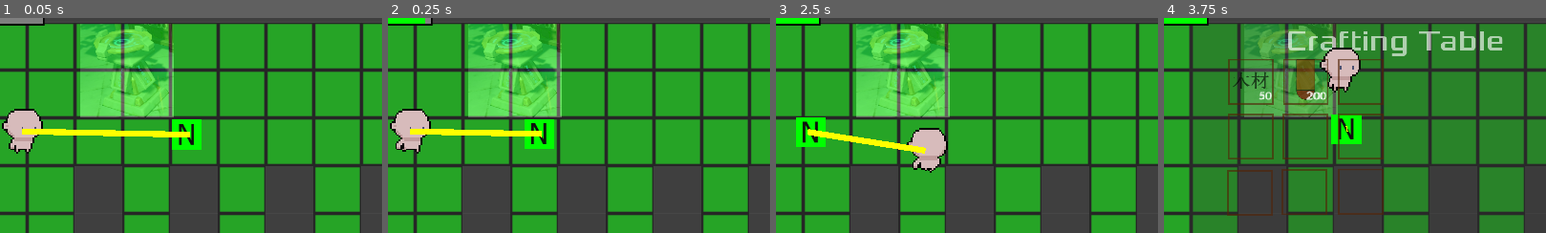
Above: before the commit, frames 1-4 (left to right).
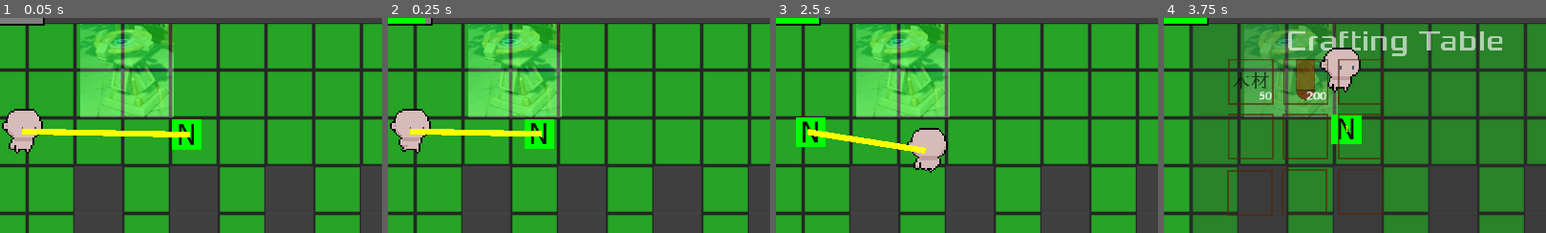
Above: after the commit, the same moments.

Repository: MakersGame/makers_game
Game: Godot game, scene res://test_scene.tscn
Same seed, same stepped clock (60 frames per second), same inputs: the game is played once before the commit and once after it.
Inputs (mouse positions are % of the whole screen's width and height, from its top left):
- Up to frame 1 (0.05 s): no input
- Up to frame 2 (0.25 s): no input
- Up to frame 3 (2.5 s): tap Enter at 0.5 s; move the mouse to (24, 40) at 0.52 s; hold Right (ui_right) 0.53-1.28 s; hold Mouse wheel down (ui_focus_next) 0.53-1.28 s; click (24, 40) at 0.67 s; tap Mouse wheel up (ui_focus_prev) at 0.8, 1.35, 2.3 s; move the mouse to (24, 39) at 1.27 s; hold Down (ui_down) 1.28-2.03 s; click (24, 39) at 1.42 s; tap Mouse wheel down (ui_focus_next) at 1.55 s; tap Space at 2 s; move the mouse to (60, 28) at 2.02 s; hold Right (ui_right) from 2.03 s (still down); hold Mouse wheel down (ui_focus_next) from 2.03 s (still down); click (60, 28) at 2.17 s
- Up to frame 4 (3.75 s): move the mouse to (45, 70) at 2.77 s; release Right (ui_right) at 2.78 s; release Mouse wheel down (ui_focus_next) at 2.78 s; hold Up (ui_up) 2.78-3.53 s; tap Mouse wheel up (ui_focus_prev) at 2.85 s; click (45, 70) at 2.92 s; tap Mouse wheel down (ui_focus_next) at 3.05 s; move the mouse to (80, 65) at 3.52 s; hold Left (ui_left) from 3.53 s (still down); hold Mouse wheel up (ui_focus_prev) from 3.53 s (still down); tap F at 3.6 s; click (80, 65) at 3.67 s
The pictures show only the part of the screen within x 10-60%, y 13-63%; the shares and areas given below are measured in that part.

The runs differ from the first frame. In frame 1, less than 0.1% of the frame differs, in the area x 8-9%, y 58-60%; in frame 2, 0.1%, in the area x 2-9%, y 54-62%; in frame 3, less than 0.1%; in frame 4, less than 0.1%.

Commit message:
start weapons in backpack, continue tomorrow

Diff:
--- a/creatures/NPC/NPC.gd
+++ b/creatures/NPC/NPC.gd
@@ -38,9 +38,9 @@
             MaxEnergy=100
             LoadLimit=50
             CreatureStatus.init(100,100,0,[3,5,5],"Player",$CollisionShape2D.shape,[1,1,1,1])
-            RangedWeapon.init("test_ranged_weapon",self,CreatureStatus.Ability["ranged_damage"],1,1)
+            RangedWeapon.init("test_ranged_weapon",-1,self,CreatureStatus.Ability["ranged_damage"],1,1)
             RangedWeapon.set_bullet_num(2000)
-            MeleeWeapon.init("test_melee_weapon",self,CreatureStatus.Ability["melee_damage"],1)
+            MeleeWeapon.init("test_melee_weapon",-1,self,CreatureStatus.Ability["melee_damage"],1)
             FollowDistance=Vector2(200,100)
             FightingFollowDistance=Vector2(400,300)
         _:
--- a/creatures/player/player.gd
+++ b/creatures/player/player.gd
@@ -23,9 +23,9 @@
     MaxEnergy=100
     LoadLimit=50
     CreatureStatus.init(100,100,1,[3,5,5],"Player",$CollisionShape2D.shape,[1,1,1,1])
-    RangedWeapon.init("test_ranged_weapon",self,CreatureStatus.Ability["ranged_damage"],1,1)
+    RangedWeapon.init("test_ranged_weapon",-1,self,CreatureStatus.Ability["ranged_damage"],1,1)
     RangedWeapon.set_bullet_num(200)
-    MeleeWeapon.init("test_melee_weapon",self,CreatureStatus.Ability["melee_damage"],1)
+    MeleeWeapon.init("test_melee_weapon",-1,self,CreatureStatus.Ability["melee_damage"],1)
     WeaponChoice="melee"
     $ChangeWeaponTimer.wait_time=0.1
 
@@ -34,9 +34,9 @@
     MaxEnergy=100
     LoadLimit=50
     CreatureStatus.init(100,100,1,[5,5,5],"Player",$CollisionShape2D.shape,[1,1,1,1])
-    RangedWeapon.init("test_ranged_weapon",self,CreatureStatus.Ability["ranged_damage"],1,1)
+    RangedWeapon.init("test_ranged_weapon",-1,self,CreatureStatus.Ability["ranged_damage"],1,1)
     RangedWeapon.set_bullet_num(200)
-    MeleeWeapon.init("test_melee_weapon",self,CreatureStatus.Ability["melee_damage"],1,1)
+    MeleeWeapon.init("test_melee_weapon",-1,self,CreatureStatus.Ability["melee_damage"],1,1)
     WeaponChoice="melee"
     $ChangeWeaponTimer.wait_time=0.1
 
--- a/creatures/player/player.tscn
+++ b/creatures/player/player.tscn
@@ -17,7 +17,7 @@
 scale = Vector2( 3, 3 )
 frames = ExtResource( 3 )
 animation = "walk_right_down"
-frame = 3
+frame = 1
 playing = true
 
 [node name="creature_status" parent="." instance=ExtResource( 1 )]
--- a/global/Global.gd
+++ b/global/Global.gd
@@ -13,6 +13,8 @@
 #"Paused"：玩家暂停游戏
 var GoodInHome:Dictionary={}            #家中的物品
 var GoodInBackpack:Dictionary={}        #背包中的物品
+var WeaponInHome:Array=[]               #家中的武器，每个元素为字典，记录名称和耐久
+var WeaponInBackpack:Array=[{"Name":"test_ranged_weapon","Durability":100},{"Name":"test_melee_weapon","Durability":50}]           #背包中的武器，每个元素为字典，记录名称和耐久
 var QuickUseItem:Array=[null,null,null,null,null]   #快捷栏物品
 var QuickUseItemChoice:int=0                        #选中的快捷栏物品
 var InCraftTable = false
--- a/global/PauseWindow/BackPack/Backpack.gd
+++ b/global/PauseWindow/BackPack/Backpack.gd
@@ -1,6 +1,7 @@
 extends Node2D
 
 var SequencedItem=[]            #背包中的物品，按编号排序，仅储存名称
+var SequencedWeapon=[]          #背包中的武器，按编号和耐久排序，储存在Global.WeaponInPacket中的下标
 var CurrentPage=1               #当前背包第一行是所有物品的第几行
 var InventoryChosen:int=0       #选中的物品栏
 var InventoryFocused:int=0      #鼠标聚焦的物品栏（可能没有选中）
@@ -11,7 +12,7 @@
     $InventoryChosen.hide()
     $InventoryFocused.hide()
     $ItemDetail.hide()
-    update_items_in_backpack()
+    #update_items_in_backpack()
 
 func update_items_in_backpack():
     LoadLimit=0
@@ -24,6 +25,9 @@
         if Global.GoodInBackpack[key]>0:
             SequencedItem.push_back(key)
             LoadValue+=Global.GoodInBackpack[key]*ReferenceList.ItemRference[key]["Weight"]
+    for i in range(Global.WeaponInBackpack.size()):
+        SequencedWeapon.push_back(i)
+        LoadValue+=ReferenceList.WeaponReference[Global.WeaponInBackpack[i]["Name"]]["Weight"]
     $LoadValue.text="负重值："+String(LoadValue)+"/"+String(LoadLimit)
     for i in range(SequencedItem.size()):
         for j in range(SequencedItem.size()-1):
@@ -31,10 +35,17 @@
                 var temp=SequencedItem[j]
                 SequencedItem[j]=SequencedItem[j+1]
                 SequencedItem[j+1]=temp
+    for i in range(SequencedWeapon.size()):
+        for j in range(SequencedWeapon.size()-1):
+            if not ReferenceList.WeaponReference[Global.WeaponInBackpack[j]["Name"]]["ID"]<=ReferenceList.WeaponReference[Global.WeaponInBackpack[j+1]["Name"]]["ID"] and Global.WeaponInBackpack[i]["Durability"]<Global.WeaponInBackpack[i+1]["Durability"]:
+                var temp=SequencedWeapon[j]
+                SequencedWeapon[j]=SequencedWeapon[j+1]
+                SequencedWeapon[j+1]=temp
+
     var Inventories=$InventoryList.get_children()
     page_change_action()
-    if SequencedItem.size()>21:
-        $ScrollBar/Bar.scale.y=3/ceil(SequencedItem.size()/7)
+    if SequencedItem.size()+SequencedWeapon.size()>21:
+        $ScrollBar/Bar.scale.y=3/ceil((SequencedItem.size()+SequencedWeapon.size())/7)
     else:
         $ScrollBar/Bar.scale.y=1
     $ScrollBar/Bar.position.y=-122
@@ -45,6 +56,8 @@
     for Inventory in Inventories:
         if Inventory.Number+7*(CurrentPage-1)<=SequencedItem.size():
             Inventory.update_sprite(SequencedItem[7*(CurrentPage-1)+Inventory.Number-1])
+        elif Inventory.Number+7*(CurrentPage-1)<=SequencedItem.size()+SequencedWeapon.size():
+            Inventory.update_sprite(Global.WeaponInBackpack[SequencedWeapon[7*(CurrentPage-1)+Inventory.Number-1-SequencedItem.size()]]["Name"])
         else:
             Inventory.update_sprite("null")
 
@@ -55,7 +68,7 @@
             $InventoryChosen.global_position=$InventoryList.get_node("Inventory"+String(InventoryChosen)).global_position
             $InventoryChosen.show()
             item_detail_change()
-    elif event.is_action_pressed("ui_focus_next") and SequencedItem.size()>(CurrentPage-1)*7+21:
+    elif event.is_action_pressed("ui_focus_next") and SequencedItem.size()+SequencedWeapon.size()>(CurrentPage-1)*7+21:
         CurrentPage+=1
         $ScrollBar/Bar.position.y+=122*$ScrollBar/Bar.scale.y/3
         page_change_action()
@@ -65,12 +78,17 @@
         page_change_action()
 
 func item_detail_change():
-    if 12*(CurrentPage-1)+InventoryChosen>SequencedItem.size():
+    if 12*(CurrentPage-1)+InventoryChosen>SequencedItem.size()+SequencedWeapon.size():
         $ItemDetail.hide()
-    else:
+    elif 12*(CurrentPage-1)+InventoryChosen<=SequencedItem.size():
         $ItemDetail/ItemName.text=SequencedItem[7*(CurrentPage-1)+InventoryChosen-1]
         $ItemDetail/ItemType.text=ReferenceList.ItemRference[SequencedItem[7*(CurrentPage-1)+InventoryChosen-1]]["Type"]
         $ItemDetail/ItemDescription.text=ReferenceList.ItemRference[SequencedItem[7*(CurrentPage-1)+InventoryChosen-1]]["Description"]
+        $ItemDetail.show()
+    else:
+        $ItemDetail/ItemName.text=Global.WeaponInBackpack[SequencedWeapon[7*(CurrentPage-1)+InventoryChosen-1-SequencedItem.size()]]["Name"]
+        $ItemDetail/ItemType.text=ReferenceList.WeaponReference[Global.WeaponInBackpack[SequencedWeapon[7*(CurrentPage-1)+InventoryChosen-1-SequencedItem.size()]]["Name"]]["Type"]
+        $ItemDetail/ItemDescription.text=ReferenceList.WeaponReference[Global.WeaponInBackpack[SequencedWeapon[7*(CurrentPage-1)+InventoryChosen-1-SequencedItem.size()]]["Name"]]["Description"]
         $ItemDetail.show()
 
 func inventory_focus_get(Num:int):
--- a/global/PauseWindow/BackPack/Inventory.gd
+++ b/global/PauseWindow/BackPack/Inventory.gd
@@ -10,9 +10,9 @@
 
 func update_sprite(ItemName):
     $AnimatedSprite.animation=ItemName
-    if ItemName=="null" or Global.GoodInBackpack[ItemName]<=1:
+    if ItemName=="null" or ReferenceList.ItemRference.get(ItemName)==null:
         $ItemNumber.text=""
-    else:
+    elif ReferenceList.ItemRference.get(ItemName)!=null:
         $ItemNumber.text=String(Global.GoodInBackpack[ItemName])
 
 func _on_Inventory_mouse_entered():
--- a/global/PauseWindow/PauseWindow.tscn
+++ b/global/PauseWindow/PauseWindow.tscn
@@ -75,7 +75,6 @@
 texture = ExtResource( 4 )
 
 [node name="Backpack" type="Node2D" parent="."]
-visible = false
 position = Vector2( 0, 40 )
 script = ExtResource( 7 )
 
@@ -198,8 +197,9 @@
 }
 
 [node name="ItemType" type="Label" parent="Backpack/ItemDetail"]
+margin_left = 100.0
 margin_top = 50.0
-margin_right = 128.0
+margin_right = 228.0
 margin_bottom = 100.0
 custom_fonts/font = SubResource( 1 )
 custom_colors/font_color = Color( 0.209961, 0, 1, 1 )
@@ -280,6 +280,7 @@
 }
 
 [node name="TeamInfo" type="Node2D" parent="."]
+visible = false
 script = ExtResource( 23 )
 
 [node name="Members" type="Node2D" parent="TeamInfo"]
--- a/global/ReferenceList/ItemSprite.tres
+++ b/global/ReferenceList/ItemSprite.tres
@@ -1,7 +1,9 @@
-[gd_resource type="SpriteFrames" load_steps=3 format=2]
+[gd_resource type="SpriteFrames" load_steps=5 format=2]
 
 [ext_resource path="res://art/temp/items/wood.png" type="Texture" id=1]
 [ext_resource path="res://art/temp/items/9mm_bullet.png" type="Texture" id=2]
+[ext_resource path="res://art/temp/OverworldUIs/WeaponChoice/sword.png" type="Texture" id=3]
+[ext_resource path="res://art/temp/OverworldUIs/WeaponChoice/gun.png" type="Texture" id=4]
 
 [resource]
 animations = [ {
@@ -19,4 +21,14 @@
 "loop": true,
 "name": "null",
 "speed": 5.0
+}, {
+"frames": [ ExtResource( 4 ) ],
+"loop": true,
+"name": "test_ranged_weapon",
+"speed": 5.0
+}, {
+"frames": [ ExtResource( 3 ) ],
+"loop": true,
+"name": "test_melee_weapon",
+"speed": 5.0
 } ]
--- a/global/ReferenceList/ReferenceList.gd
+++ b/global/ReferenceList/ReferenceList.gd
@@ -18,3 +18,37 @@
         "Description":"0.5毫米子弹，常用于冲锋枪。"
        }
    }
+
+var WeaponReference={
+    "test_melee_weapon":{
+        "ID":-1,
+        "Type":"MeleeWeapon",
+        "Weight":3,
+        "MaxDurability":100,
+        "Attack":1,
+        "MaxRange":80,
+        "KnockBack":100,
+        "EnergyNeed":20,
+        "GuardingValue":600,
+        "AttackType":"test_damage_area",
+        "Description":"测试用近战武器。\n攻击力：10\n攻速：较慢\n击退力：中等"
+       },
+    "test_ranged_weapon":{
+        "ID":-2,
+        "Type":"RangedWeapom",
+        "Weight":4,
+        "MaxDurability":1000,
+        "Attack":1,
+        "AutoAttack":true,
+        "BulletType":"test_bullet",
+        "MagazineCapacity":50,
+        "ColdTime":0.2,
+        "ReloadTime":3,
+        "RandomAngle":2,
+        "MaxRange":500,
+        "KnockBack":10,
+        "BulletSpeed":15,
+        "GuardingValue":1200,
+        "Description":"测试用远程武器。\n攻击力：1\n使用子弹：test_bullet\n攻速：快\n击退力：低"
+       }
+   }
--- a/weapons/melee/MeleeWeapon.gd
+++ b/weapons/melee/MeleeWeapon.gd
@@ -2,6 +2,9 @@
 
 var Identifier="MeleeWeapon"
 var Name:String                 #武器名称
+var Weight:float                #武器重量
+var Durability:float            #武器耐久度
+var MaxDurability:float         #武器耐久度上限
 var Enable:bool=true            #是否处于战斗状态
 var Attackable:bool=false       #是否可以进行攻击
 var Direction:Vector2           #武器对准的方向，也决定攻击和动画的方向
@@ -14,21 +17,28 @@
 var AttackType:String           #范围攻击的类型
 var DamageArea=preload("res://weapons/melee/damage_area/DamageArea.tscn")
 
-func init(_Name:String,_Owner:Object,_AttackAbility:float,_KnockBackAbility:float):
+func init(_Name:String,_Durability,_Owner:Object,_AttackAbility:float,_KnockBackAbility:float):
     Name=_Name
     Attackable=true
     Owner=_Owner
-    match(Name):
-        "test_melee_weapon":
-            Attack=10
-            MaxRange=80
-            KnockBack=100
-            GuardingValue=600
-            EnergyNeed=20
-            AttackType="test_damage_area"
-        _:
-            print("Invalid melee weapon name \"",Name,"\"!")
-            queue_free()
+    if ReferenceList.WeaponReference.get(Name)==null:
+        print("Invalid melee weapon name \"",Name,"\"!")
+        queue_free()
+        return
+    var WeaponInfo=ReferenceList.WeaponReference[Name]
+    MaxDurability=WeaponInfo["MaxDurability"]
+    if _Durability==-1:
+        Durability=MaxDurability
+    else:
+        Durability=_Durability
+    Weight=WeaponInfo["Weight"]
+    Attack=WeaponInfo["Attack"]
+    MaxRange=WeaponInfo["MaxRange"]
+    KnockBack=WeaponInfo["KnockBack"]
+    GuardingValue=WeaponInfo["GuardingValue"]
+    EnergyNeed=WeaponInfo["EnergyNeed"]
+    AttackType=WeaponInfo["AttackType"]
+
     Attack*=_AttackAbility
     KnockBack*=_KnockBackAbility
 
--- a/weapons/ranged/RangedWeapon.gd
+++ b/weapons/ranged/RangedWeapon.gd
@@ -2,6 +2,9 @@
 
 var Identifier="RangedWeapon"
 var Name:String
+var Weight:float                #装备重量
+var Durability:float            #武器耐久度
+var MaxDurability:float         #武器耐久度上限
 var Enable:bool=false           #是否处于战斗状态
 var Attackable:bool=true        #是否可以发射子弹，要考虑到发射冷却和换弹
 var Direction:Vector2           #武器对准的方向，也决定子弹和动画的方向
@@ -23,27 +26,34 @@
 
 signal bullet_consume
 
-func init(_Name:String,_Owner,_AttackAbility:float,_ReloadAbility:float,_KnockBackAbility:float):
+func init(_Name:String,_Durability:float,_Owner,_AttackAbility:float,_ReloadAbility:float,_KnockBackAbility:float):
     Name=_Name
     Owner=_Owner
     Enable=true
-    match(Name):
-        "test_ranged_weapon":
-            Attack=1
-            AutoAttack=true
-            BulletType="test_bullet"
-            MagazineCapacity=50
-            BulletNum=MagazineCapacity              #暂定
-            $ColdTimer.wait_time=0.2
-            $ReloadTimer.wait_time=3
-            RandomAngle=2
-            MaxRange=500
-            KnockBack=10
-            BulletSpeed=15
-            GuardingValue=1200
-        _:
-            print("Invalid ranged weapon name \"",Name,"\"!")
-            queue_free()
+    if ReferenceList.WeaponReference.get(Name)==null:
+        print("Invalid ranged weapon name \"",Name,"\"!")
+        queue_free()
+        return
+    var WeaponInfo=ReferenceList.WeaponReference[Name]
+    MaxDurability=WeaponInfo["MaxDurability"]
+    if _Durability==-1:
+        Durability=MaxDurability
+    else:
+        Durability=_Durability
+    Weight=WeaponInfo["Weight"]
+    Attack=WeaponInfo["Attack"]
+    AutoAttack=WeaponInfo["AutoAttack"]
+    BulletType=WeaponInfo["BulletType"]
+    MagazineCapacity=WeaponInfo["MagazineCapacity"]
+    BulletNum=0              #暂定
+    $ColdTimer.wait_time=WeaponInfo["ColdTime"]
+    $ReloadTimer.wait_time=WeaponInfo["ReloadTime"]
+    RandomAngle=WeaponInfo["RandomAngle"]
+    MaxRange=WeaponInfo["MaxRange"]
+    KnockBack=WeaponInfo["KnockBack"]
+    BulletSpeed=WeaponInfo["BulletSpeed"]
+    GuardingValue=WeaponInfo["GuardingValue"]
+
     Attack*=_AttackAbility
     $ReloadTimer.wait_time*=_ReloadAbility
     KnockBack*=_KnockBackAbility
Binary file changed: art/Player/stand_left_down_1.png
Binary file changed: art/Player/stand_left_down_2.png
Binary file changed: art/Player/stand_left_up_1.png
Binary file changed: art/Player/stand_left_up_2.png
Binary file changed: art/Player/stand_right_down_1.png
Binary file changed: art/Player/stand_right_down_2.png
Binary file changed: art/Player/stand_right_up_1.png
Binary file changed: art/Player/stand_right_up_2.png
Binary file changed: art/Player/walk_left_down_1.png
Binary file changed: art/Player/walk_left_down_2.png
Binary file changed: art/Player/walk_left_up_1.png
Binary file changed: art/Player/walk_left_up_2.png
(and 4 more such lines)
